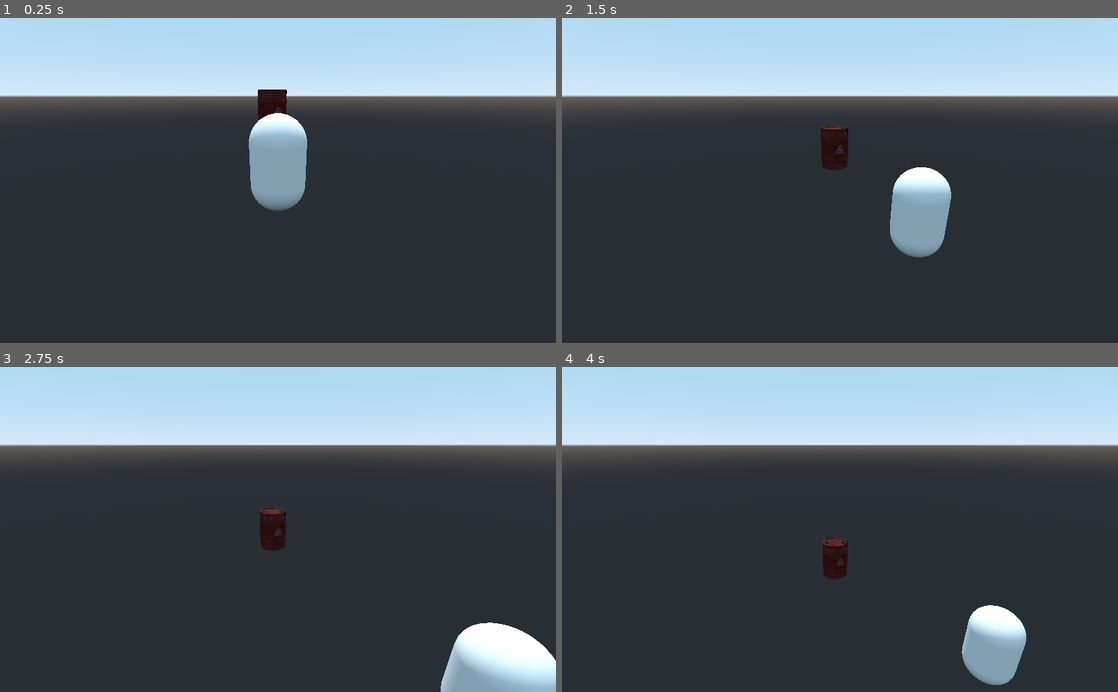
Above: before the commit, frames 1-4 (two rows, left to right).
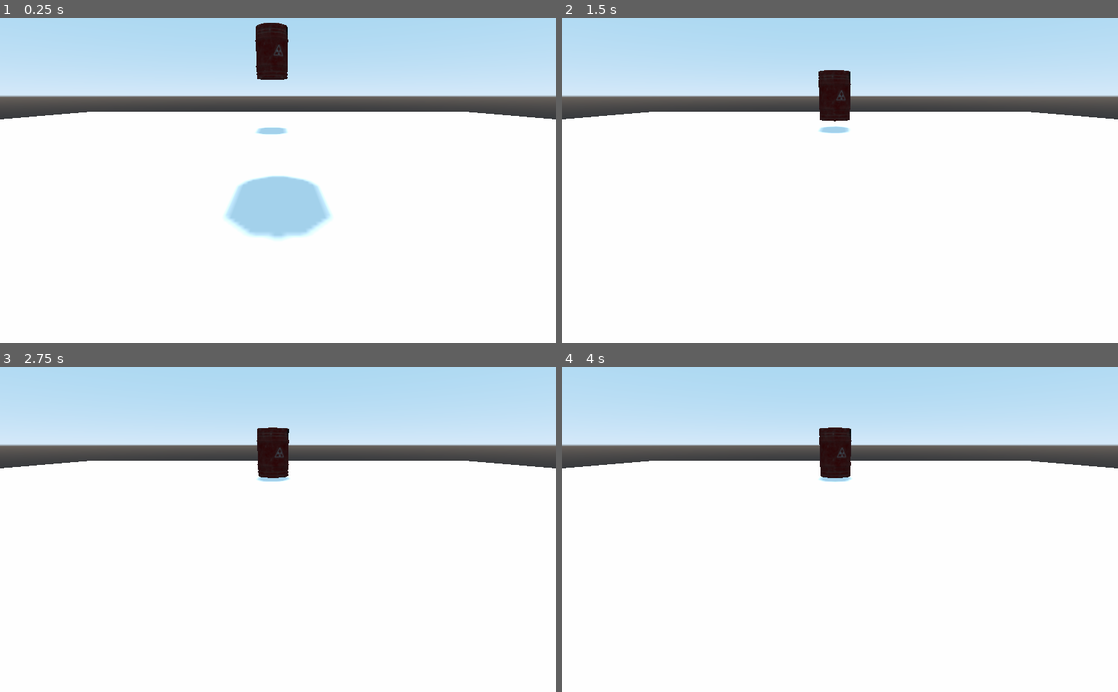
Above: after the commit, the same moments.

Repository: GitGudCode440/GameOffGameJamProject
Game: Godot game, scene res://src/Levels/LevelTemplate/LevelTemplate.tscn
Same seed, same stepped clock (60 frames per second), same inputs: the game is played once before the commit and once after it.
Inputs:
- Up to frame 1 (0.25 s): no input
- Up to frame 2 (1.5 s): hold D (move_right) 0.53-1.28 s; tap Space (jump, bound only after the commit) at 0.6, 0.77, 1.07, 1.35 s; hold S (move_backward) from 1.28 s (still down)
- Up to frame 3 (2.75 s): tap Space (jump, bound only after the commit) at 1.52, 1.82, 2.1 s; release S (move_backward) at 2.03 s; hold D (move_right) from 2.03 s (still down)
- Up to frame 4 (4 s): release D (move_right) at 2.78 s; hold W (move_forward) 2.78-3.53 s; tap Space (jump, bound only after the commit) at 2.85, 3.02, 3.32, 3.6, 3.77 s; hold A (move_left) from 3.53 s (still down)

The runs differ from the first frame. In frame 1, 72% of the frame differs, in the area x 0-100%, y 1-100%; in frame 2, 71%; in frame 3, 70%; in frame 4, 71%.

Commit message:
Added a new function for setting y-direction according to a enum and added ground to LevelTemplate

Diff:
--- a/project.godot
+++ b/project.godot
@@ -71,6 +71,12 @@
 , Object(InputEventJoypadMotion,"resource_local_to_scene":false,"resource_name":"","device":0,"axis":0,"axis_value":1.0,"script":null)
  ]
 }
+jump={
+"deadzone": 0.5,
+"events": [ Object(InputEventKey,"resource_local_to_scene":false,"resource_name":"","device":0,"alt":false,"shift":false,"control":false,"meta":false,"command":false,"pressed":false,"scancode":0,"physical_scancode":32,"unicode":0,"echo":false,"script":null)
+, Object(InputEventJoypadButton,"resource_local_to_scene":false,"resource_name":"","device":0,"button_index":0,"pressure":0.0,"pressed":false,"script":null)
+ ]
+}
 
 [physics]
 
--- a/src/Characters/Character.gd
+++ b/src/Characters/Character.gd
@@ -4,6 +4,37 @@
 export var res : Resource
 export var gravity : float = 98
 
+"""
+	This is enum for passing to func for setting y direction.
+	It determines whether a character can jump or not.
+"""
+enum jump_states {WITH_JUMP, WITHOUT_JUMP}
+
 func apply_gravity():
-	res.direction.y = -1.0 if !is_on_floor() else 0.0
-	res.velocity.y = gravity * res.direction.y * get_physics_process_delta_time()
+	res.velocity.y -= gravity * res.direction.y
+
+
+func set_direction() -> void:
+	pass
+
+func calculate_velocity() -> void:
+	pass
+
+func set_y_direction(_enum : int, isJumping : bool = false) -> float:
+	var y_direction : float
+
+	#For evaluating which conditions to apply based on a given enum
+	if _enum == jump_states.WITH_JUMP:
+		if isJumping:
+			y_direction = 1.0
+		elif !is_on_floor():
+			y_direction = -1.0
+		else:
+			y_direction = 0.0
+	elif _enum == jump_states.WITHOUT_JUMP:
+		if !is_on_floor():
+			y_direction = -1.0
+		else:
+			y_direction = 0.0
+
+	return y_direction
--- a/src/Characters/Character.tscn
+++ b/src/Characters/Character.tscn
@@ -12,6 +12,7 @@
 [node name="Character" type="KinematicBody"]
 script = ExtResource( 1 )
 res = ExtResource( 2 )
+gravity = 2.0
 
 [node name="CollisionShape" type="CollisionShape" parent="."]
 transform = Transform( 1, 0, 0, 0, 1, 0, 0, 0, 1, 0, -0.2, 0 )
--- a/src/Characters/Player/Player.gd
+++ b/src/Characters/Player/Player.gd
@@ -5,18 +5,23 @@
 	calculate_velocity()
 
 func _physics_process(delta):
+	print(res.velocity.y)
 	res.velocity = move_and_slide(res.velocity, Vector3.UP)
 	self.apply_gravity()
+
 
 func set_direction():
 	res.direction = Vector3(
 		(Input.get_action_strength("move_left") - Input.get_action_strength("move_right")),
-		0.0,
+		set_y_direction(jump_states.WITH_JUMP, (Input.is_action_just_pressed("jump") and is_on_floor())),
 		(Input.get_action_strength("move_forward") - Input.get_action_strength("move_backward"))
 	)
 
+
 func calculate_velocity():
-	if res.direction != Vector3.ZERO:
-		res.velocity = lerp(res.velocity, res.direction * res.speed, res.accelerationRate)
+	if res.direction.x or res.direction.z != 0.0:
+		res.velocity.x = lerp(res.velocity.x, res.direction.x * res.speed, res.accelerationRate)
+		res.velocity.z = lerp(res.velocity.z, res.direction.z * res.speed, res.accelerationRate)
 	else:
-		res.velocity = lerp(res.velocity, Vector3.ZERO, res.deccelerationRate)
+		res.velocity.x = lerp(res.velocity.x, 0.0, res.deccelerationRate)
+		res.velocity.z = lerp(res.velocity.z, 0.0, res.deccelerationRate)
--- a/src/Characters/Player/Player.tscn
+++ b/src/Characters/Player/Player.tscn
@@ -8,8 +8,8 @@
 script = ExtResource( 3 )
 speed = 5.0
 health = 0
-accelerationRate = 0.05
-deccelerationRate = 0.25
+accelerationRate = 0.01
+deccelerationRate = 0.01
 
 [node name="Player" instance=ExtResource( 1 )]
 script = ExtResource( 2 )
--- a/src/Characters/Red Barell/RedBarrel.gd
+++ b/src/Characters/Red Barell/RedBarrel.gd
@@ -1,14 +1,25 @@
 extends Character
 
 func _process(delta):
-#	var playerPosition : Vector3 = get_tree().get_root().find_node('Player', true, false).global_translation
-#	var directionToPlayer := (playerPosition - global_translation).normalized()
-#	res.direction = directionToPlayer
-	res
-	pass
+	set_direction()
+	calculate_velocity()
 
 
+func set_direction() -> void:
+	var directionToPlayer = directionToPlayer()
+
+	res.direction = Vector3(directionToPlayer.x, set_y_direction(jump_states.WITHOUT_JUMP), directionToPlayer.z)
+
+func directionToPlayer() -> Vector3:
+	var playerPosition : Vector3 = get_tree().get_root().find_node('Player', true, false).global_translation
+	var directionToPlayer := (playerPosition - global_translation).normalized()
+
+	return directionToPlayer
+
+func calculate_velocity() -> void:
+	res.velocity = Vector3(res.direction.x * res.speed, res.velocity.y + (res.direction.y * gravity), res.direction.z * res.speed)
+
 func _physics_process(delta):
-	res.velocity = res.direction * res.speed
+
 	res.velocity = move_and_slide(res.velocity, Vector3.UP)
 	self.apply_gravity()
--- a/src/Levels/LevelTemplate/LevelTemplate.tscn
+++ b/src/Levels/LevelTemplate/LevelTemplate.tscn
@@ -1,11 +1,18 @@
-[gd_scene load_steps=3 format=2]
+[gd_scene load_steps=5 format=2]
 
 [ext_resource path="res://src/Characters/Player/Player.tscn" type="PackedScene" id=1]
 [ext_resource path="res://src/Characters/Red Barell/RedBarrel.tscn" type="PackedScene" id=2]
 
+[sub_resource type="CubeMesh" id=1]
+size = Vector3( 50, 0.05, 50 )
+
+[sub_resource type="BoxShape" id=2]
+extents = Vector3( 25, 0.05, 25 )
+
 [node name="LevelTemplate" type="Spatial"]
 
 [node name="Player" parent="." instance=ExtResource( 1 )]
+transform = Transform( 1, 0, 0, 0, 1, 0, 0, 0, 1, 0, 4.83492, 0 )
 
 [node name="Camera" type="Camera" parent="."]
 transform = Transform( -1, -2.99004e-08, 8.21505e-08, 0, 0.939693, 0.34202, -8.74228e-08, 0.34202, -0.939693, 0, 2, -8 )
@@ -16,4 +23,12 @@
 shadow_enabled = true
 
 [node name="Red Barrell" parent="." instance=ExtResource( 2 )]
-transform = Transform( 1, 0, 0, 0, 1, 0, 0, 0, 1, 0.397, 0, 8.816 )
+transform = Transform( 1, 0, 0, 0, 1, 0, 0, 0, 1, 0.397, 3.51384, 8.816 )
+
+[node name="Ground" type="StaticBody" parent="."]
+
+[node name="MeshInstance" type="MeshInstance" parent="Ground"]
+mesh = SubResource( 1 )
+
+[node name="CollisionShape" type="CollisionShape" parent="Ground"]
+shape = SubResource( 2 )
